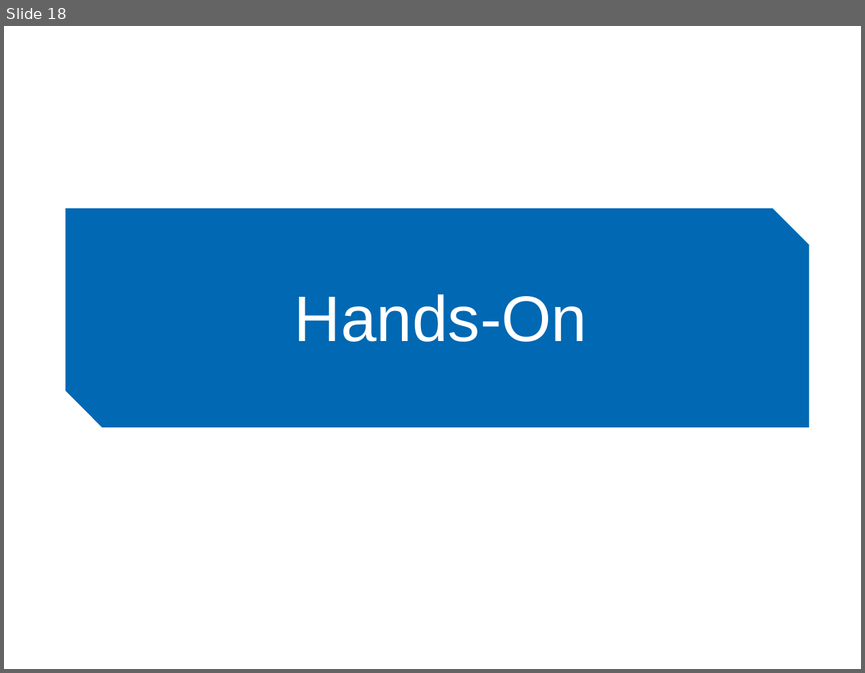
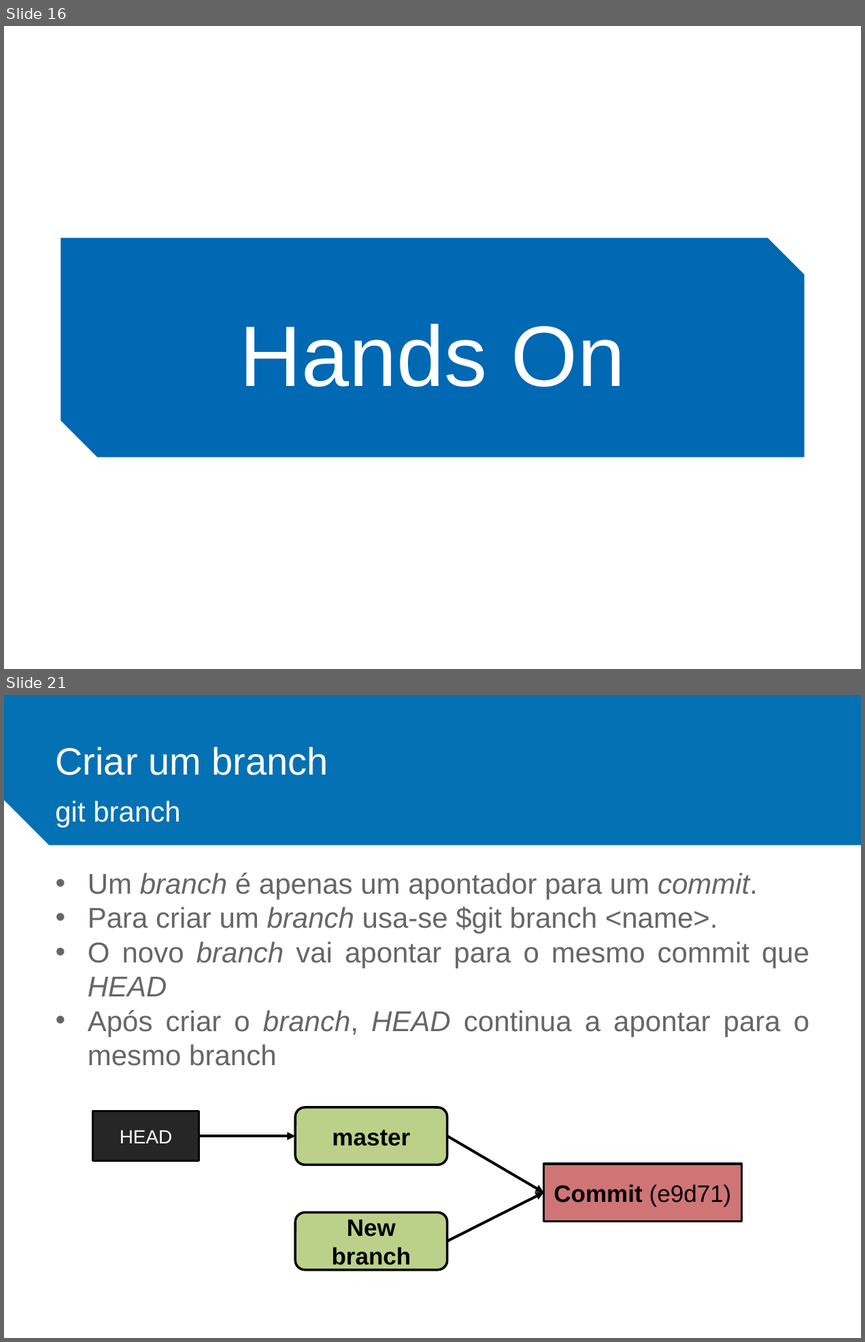
Before and after one commit to ieeeupsb/workshop-git, a slide deck: ppt/Workshop Git.pptx. Shown one above the other, each under a label of ours: slide 18 before the commit, slides 16 and 21 after it; the slides between them are not shown. The pictures are 865x673 and 865x1342 pixels, drawn with LibreOffice and Linux fonts; fonts in the diff are those of the drawing; background and template pictures are left out. Boxes give left, top, right and bottom in pixels: in the first picture for what was removed or moved away, otherwise in the second. Text is boxed around its words. In the diff, an @@ line names an element or a change of style, - is before the commit and + after.

```diff
--- a/ppt/Workshop Git.pptx
+++ b/ppt/Workshop Git.pptx
@@ slide 21 added at (4,695,861,1338), background #FFFFFF @@
@@ snip rect added at (4,695,861,845), fill #0471B4 @@
@@ text added at (55,747,328,775), 32 pt, text #FFFFFF @@
+Criar um branch
@@ text added at (55,800,180,828), 24 pt, text #FFFFFF @@
+git branch
@@ text added at (88,872,809,1066), 24 pt, text #666666 @@
+• Um branch é apenas um apontador para um commit.
+• Para criar um branch usa-se $git branch <name>.
+• O novo branch vai apontar para o mesmo commit que HEAD
+• Após criar o branch, HEAD continua a apontar para o mesmo branch
@@ rectangle added at (93,1110,199,1160), fill #262626, outline #000000 2 pt, 16 pt, text #FFFFFF @@
+HEAD
@@ rounded rectangle added at (295,1107,447,1164), fill #BBD189, outline #000000 2 pt, 20 pt, text #000000, bold @@
+master
@@ arrow added from (198, 1136) to (295, 1136), #000000 2.25 pt @@
@@ arrow added from (447, 1136) to (544, 1192), #000000 2.25 pt @@
@@ rectangle added at (544,1164,742,1221), fill #D07576, outline #000000 2 pt, 20 pt, text #000000 @@
+Commit (e9d71)
@@ arrow added from (447, 1241) to (544, 1192), #000000 2.25 pt @@
@@ rounded rectangle added at (295,1212,447,1269), fill #BBD189, outline #000000 2 pt, 20 pt, text #000000, bold @@
+New branch
@@ what was slide 18 is now slide 16 @@
@@ slide 16 changed as well @@
@@ text removed at (47,214,818,403) @@
-<TÍTULO>
@@ snip diag rect: place and size @@
-snip diag rect at (66,208,809,428)
+snip diag rect at (60,237,804,457)
@@ text "Hands On": place and size @@
-text "Hands On" at (219,257,663,376)
+text "Hands On" at (239,323,625,387)
@@ text "Hands On" at (239,323,625,387): vertical alignment middle to top; fill #0168B3 to none; outline #0168B3 2 pt to none @@
@@ text at (239,323,625,387): text changed; size 54 to 72 pt @@
-Hands-On
+Hands On
```
Also in this commit, not shown: 19 other slides changed, 32 other slides added, 18 slides removed, 9 other files.
